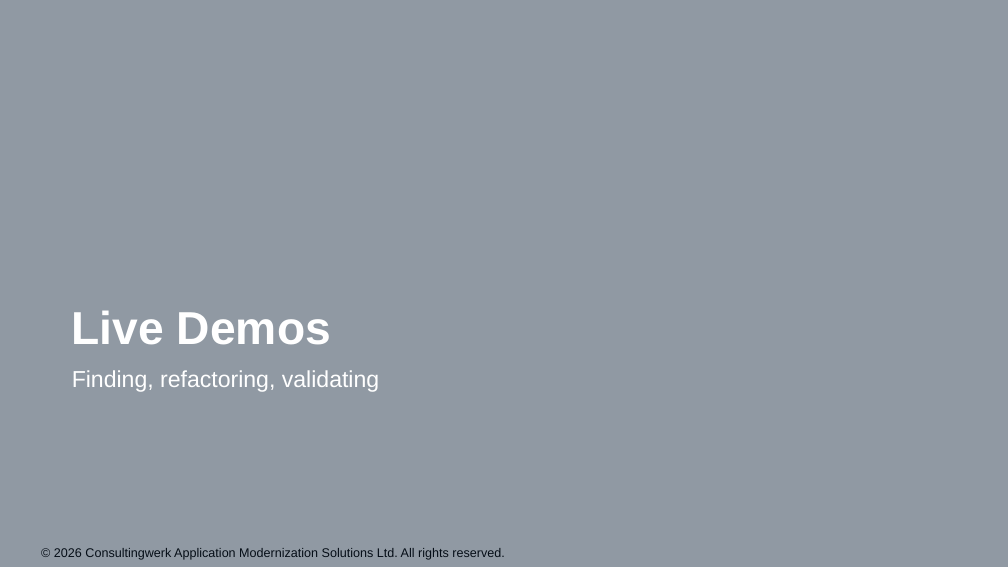
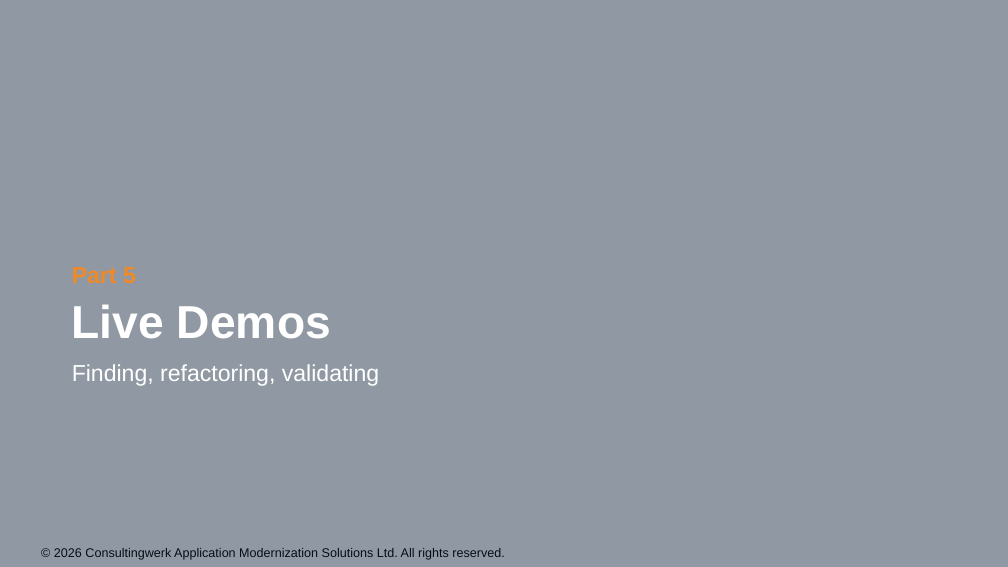
Before and after one commit to consultingwerk/ABL-RegEx-Samples, a slide deck: slide 38 of slides/Regular Expressions for ABL Developers.pptx (slide 35 before the commit). Drawn at 1008x567 pixels with LibreOffice and Linux fonts; fonts in the diff are those of the drawing; background and template pictures are left out. Boxes give left, top, right and bottom in pixels: in the first picture for what was removed or moved away, otherwise in the second. Text is boxed around its words. In the diff, an @@ line names an element or a change of style, - is before the commit and + after.

```diff
--- a/slides/Regular Expressions for ABL Developers.pptx
+++ b/slides/Regular Expressions for ABL Developers.pptx
@@ text "Part 5": place and size @@
-text "Part 5" at bbox=[72, 310, 379, 392]
+text "Part 5" at bbox=[72, 267, 379, 386]
@@ text at bbox=[72, 267, 136, 283]: paragraph added @@
+Part 5
@@ text at bbox=[72, 304, 331, 339]: more space between paragraphs @@
```
Also in this commit, not shown: 8 other slides changed, 3 slides added, 7 other files.
